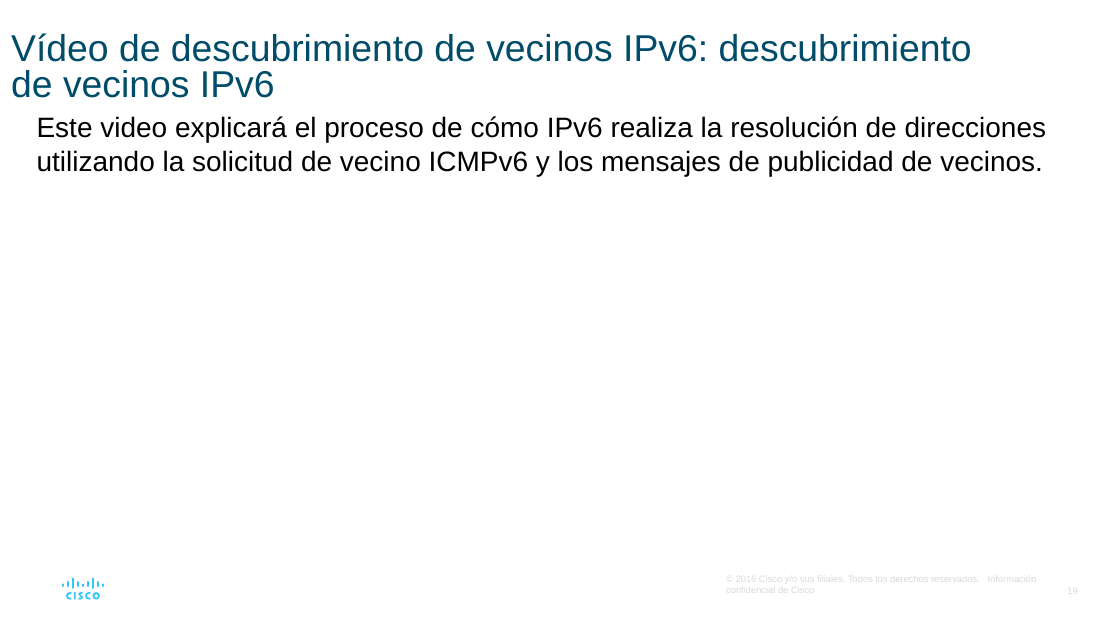
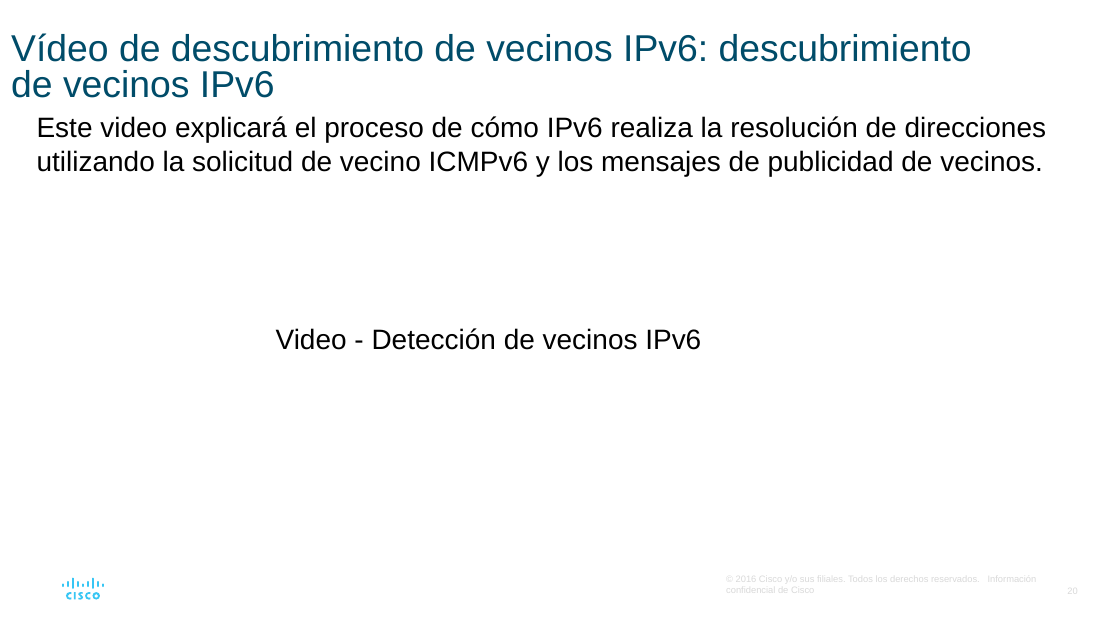
Before and after one commit to giganteavila/PAR, a slide deck: slide 20 of Presentaciones/9-Resolución de Dirección.odp (slide 19 before the commit). Drawn at 1120x630 pixels with LibreOffice and Linux fonts; fonts in the diff are those of the drawing. Boxes give left, top, right and bottom in pixels: in the first picture for what was removed or moved away, otherwise in the second. Text is boxed around its words. In the diff, an @@ line names an element or a change of style, - is before the commit and + after.

```diff
--- a/Presentaciones/9-Resolución de Dirección.odp
+++ b/Presentaciones/9-Resolución de Dirección.odp
@@ text added at <box>276,328,701,350</box>, 18 pt, text #000000 @@
+Video - Detección de vecinos IPv6
```
Also in this commit, not shown: 7 other slides changed, 4 slides added, 1 slide removed, 1 other file.
